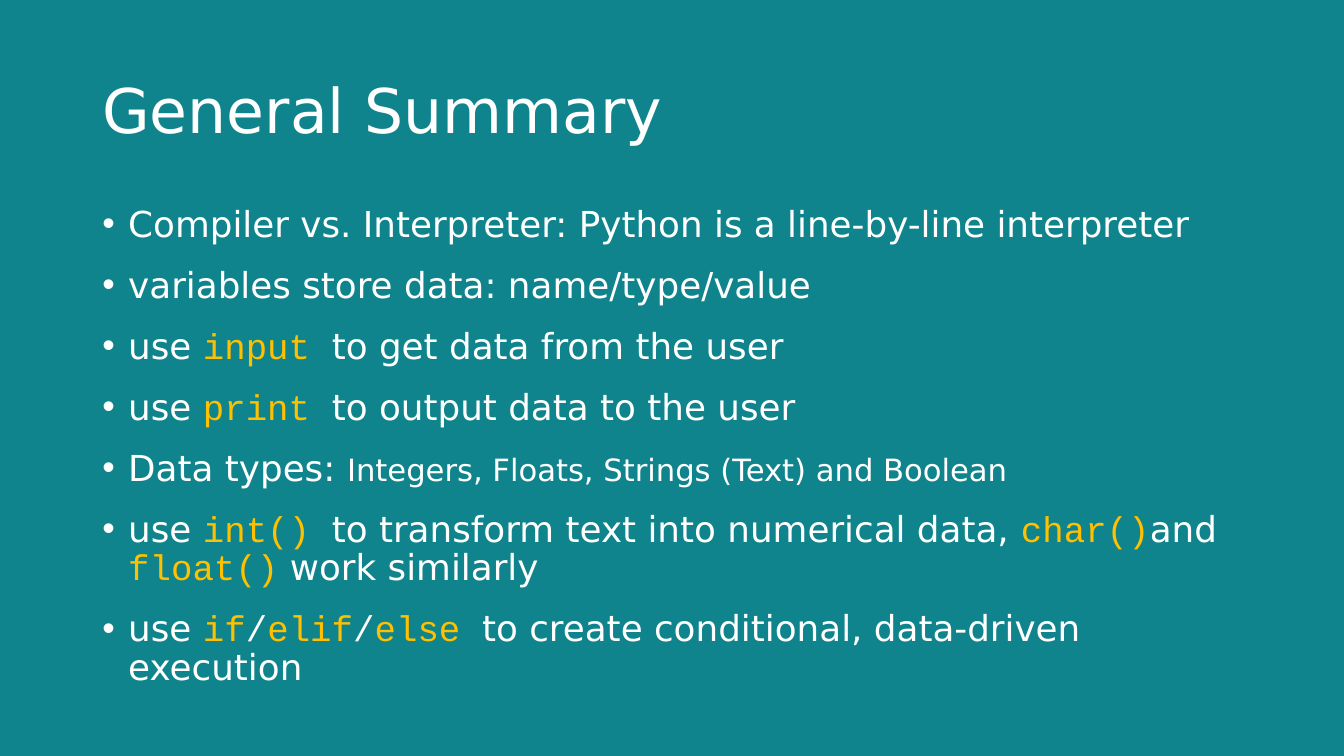
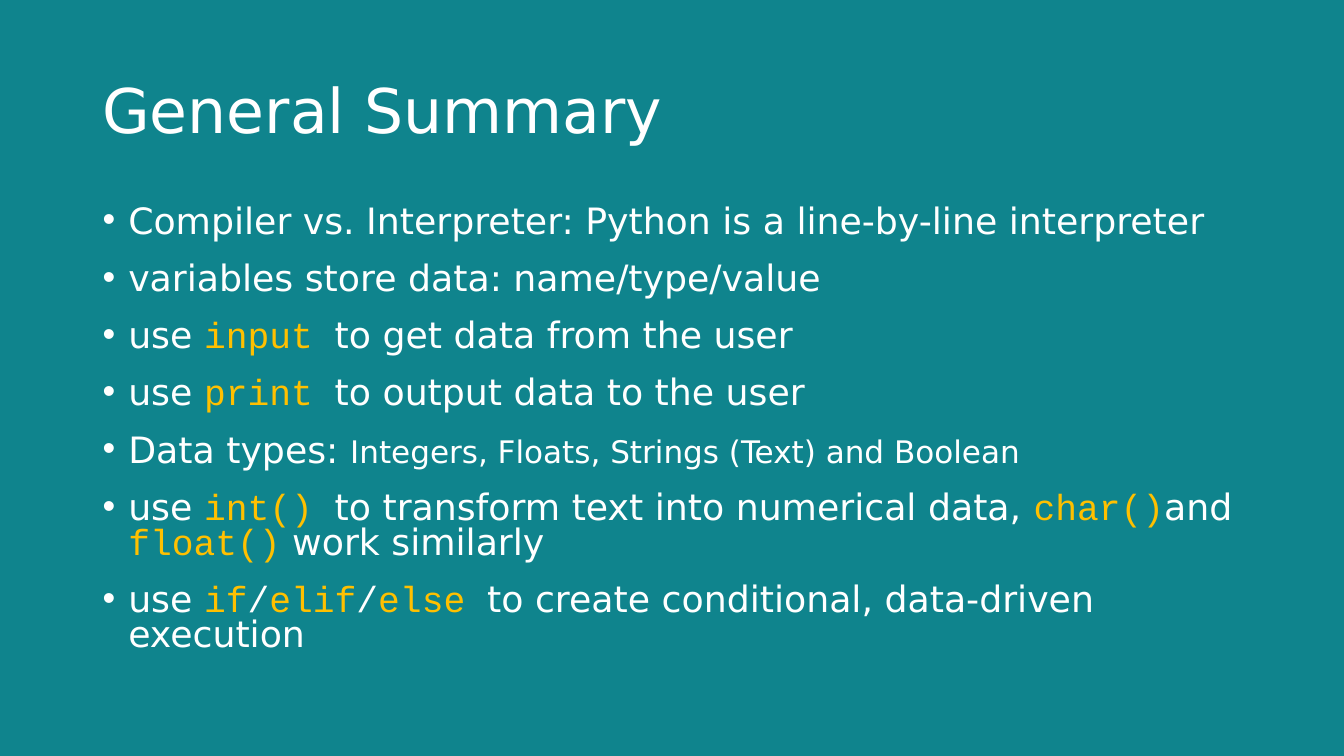
Before and after one commit to ale66/learn-coding, a slide deck: slide 10 of 02-get_started+syntax/c-conditionals.pptx. Drawn at 1344x756 pixels with LibreOffice and Linux fonts; fonts in the diff are those of the drawing. Boxes give left, top, right and bottom in pixels: in the first picture for what was removed or moved away, otherwise in the second. Text is boxed around its words. In the diff, an @@ line names an element or a change of style, - is before the commit and + after.

```diff
--- a/02-get_started+syntax/c-conditionals.pptx
+++ b/02-get_started+syntax/c-conditionals.pptx
@@ text "Compiler vs. Interpreter: Python is ..." at bbox=[128, 206, 1233, 648]: size 25.5 to 25.9 pt in "Compiler vs. Interpreter: Python is a line-by-line ...", "variables store data: name/type/value", "use input to get data from the ...", "use print to output data to the ..." and 3 more places; size 21.8 to 22.2 pt in "Integers, Floats, Strings (Text) and Boolean"; line spacing 0.9 to 0.8 @@
```
Also in this commit, not shown: 2 other slides changed, 2 other files.
